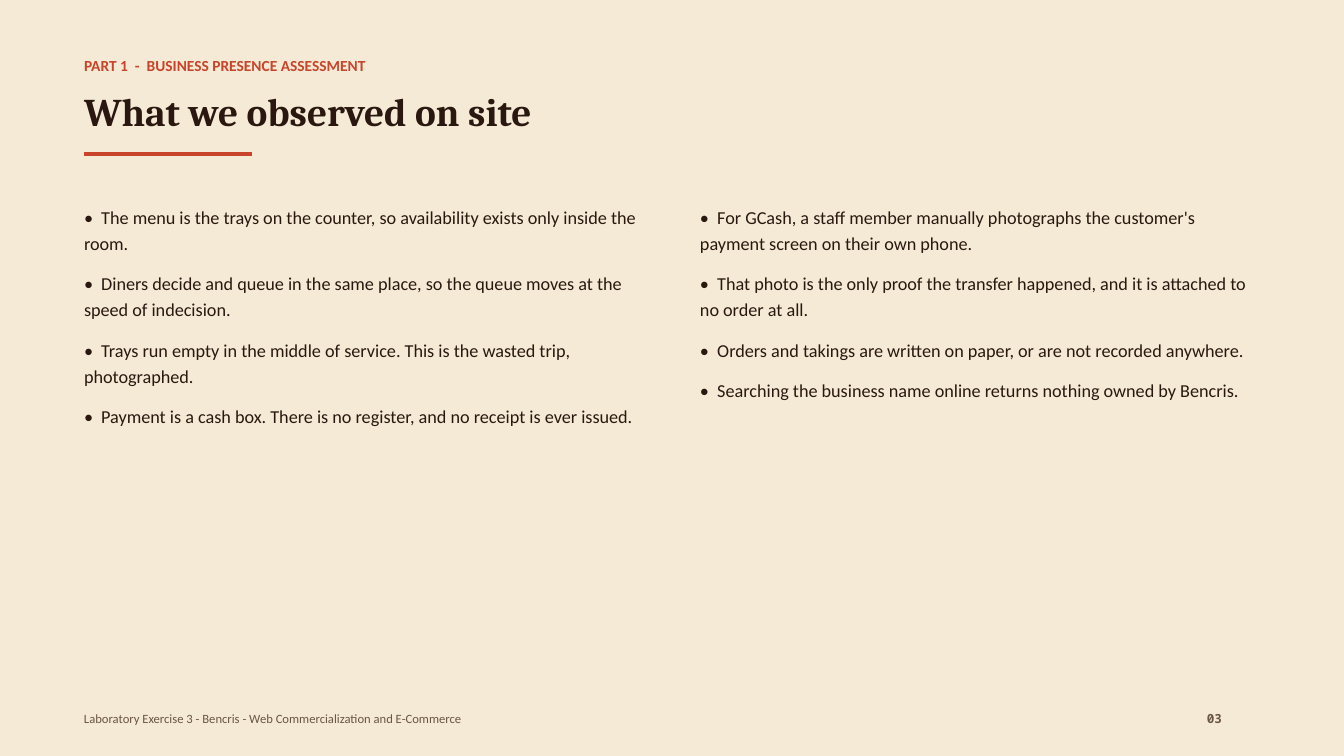
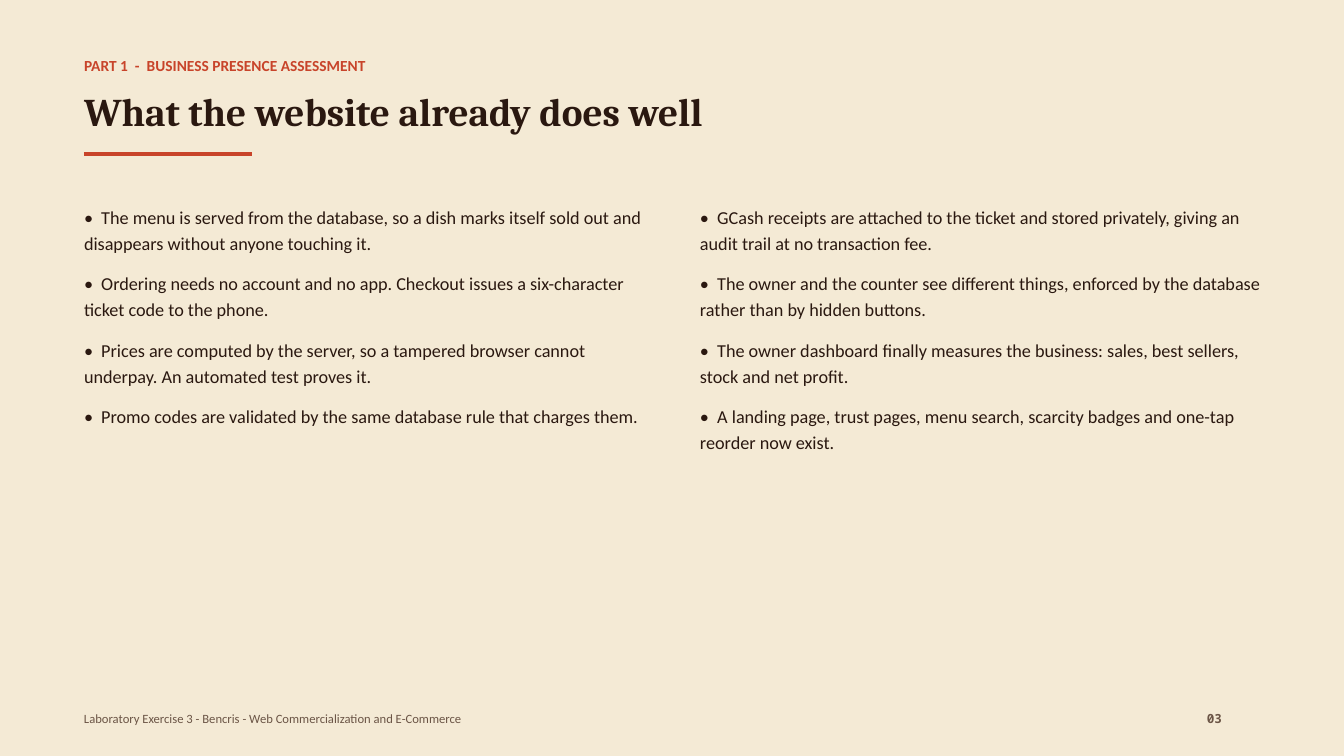
Before and after one commit to ENTREP3/IT-eary, a slide deck: slide 3 of docs/Lab3-Bencris-Presentation.pptx. Drawn at 1344x756 pixels with LibreOffice and Linux fonts; fonts in the diff are those of the drawing. Boxes give left, top, right and bottom in pixels: in the first picture for what was removed or moved away, otherwise in the second. Text is boxed around its words. In the diff, an @@ line names an element or a change of style, - is before the commit and + after.

```diff
--- a/docs/Lab3-Bencris-Presentation.pptx
+++ b/docs/Lab3-Bencris-Presentation.pptx
@@ text at (x1=84, y1=98, x2=703, y2=135): text changed @@
-What we observed on site
+What the website already does well
@@ text at (x1=84, y1=211, x2=641, y2=426): text changed @@
-• The menu is the trays on the counter, so availability exists only inside the room.
-• Diners decide and queue in the same place, so the queue moves at the speed of indecision.
-• Trays run empty in the middle of service. This is the wasted trip, photographed.
-• Payment is a cash box. There is no register, and no receipt is ever issued.
+• The menu is served from the database, so a dish marks itself sold out and disappears without anyone touching it.
+• Ordering needs no account and no app. Checkout issues a six-character ticket code to the phone.
+• Prices are computed by the server, so a tampered browser cannot underpay. An automated test proves it.
+• Promo codes are validated by the same database rule that charges them.
@@ text at (x1=700, y1=211, x2=1260, y2=449): text changed @@
-• For GCash, a staff member manually photographs the customer's payment screen on their own phone.
-• That photo is the only proof the transfer happened, and it is attached to no order at all.
-• Orders and takings are written on paper, or are not recorded anywhere.
-• Searching the business name online returns nothing owned by Bencris.
+• GCash receipts are attached to the ticket and stored privately, giving an audit trail at no transaction fee.
+• The owner and the counter see different things, enforced by the database rather than by hidden buttons.
+• The owner dashboard finally measures the business: sales, best sellers, stock and net profit.
+• A landing page, trust pages, menu search, scarcity badges and one-tap reorder now exist.
```
Also in this commit, not shown: 1 slide added, 1 slide removed, 59 other files.
